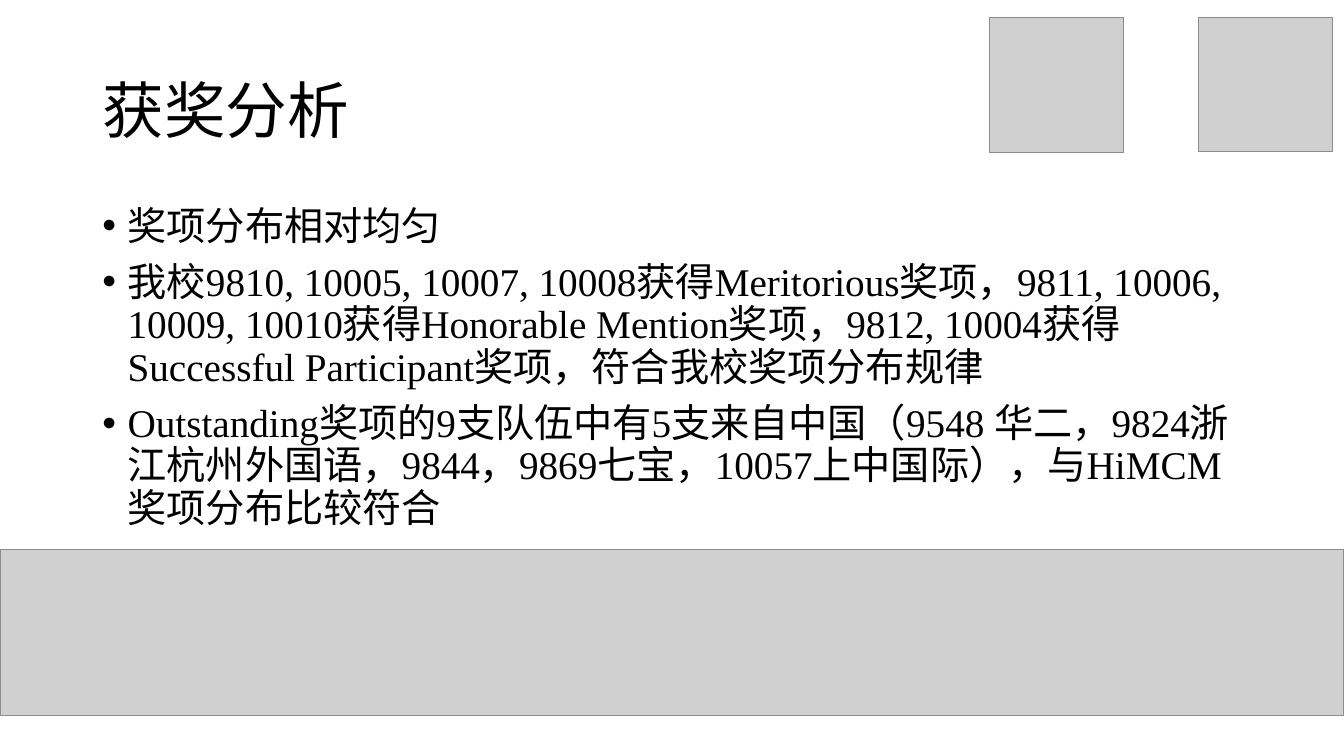
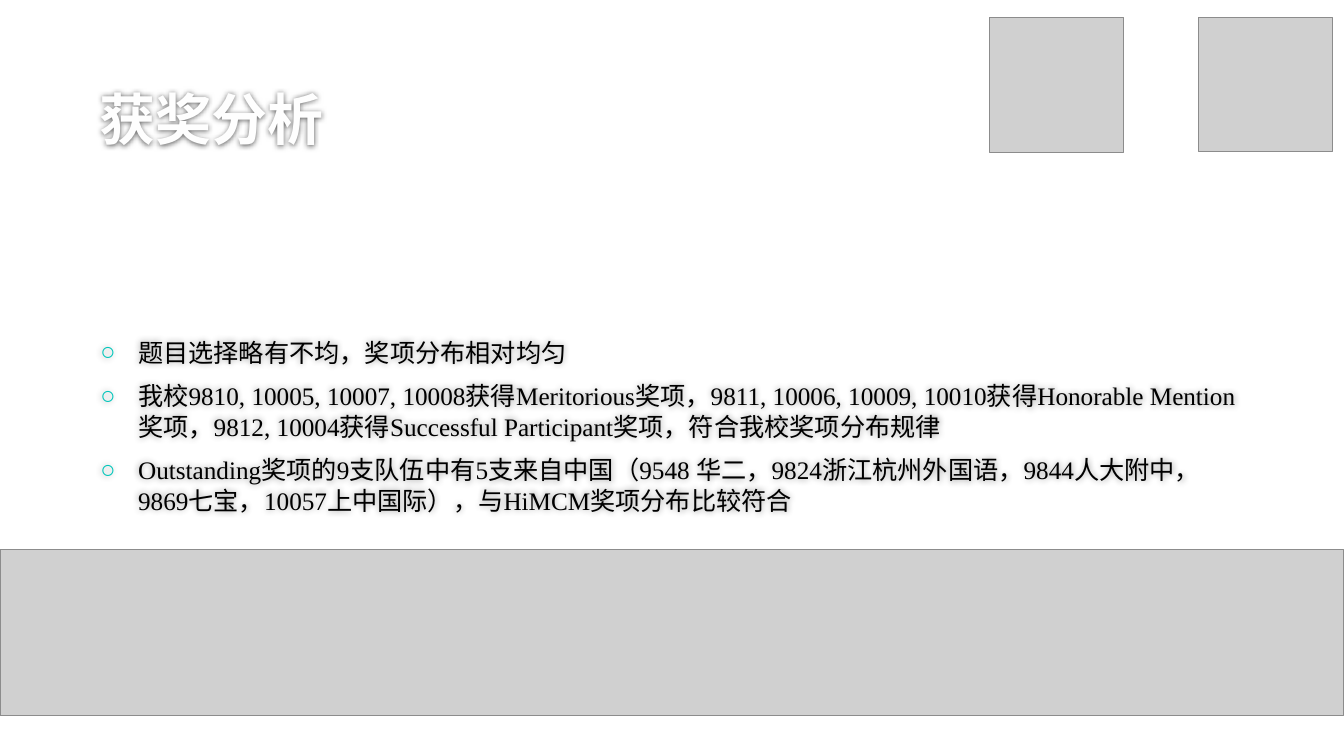
Before and after one commit to stOOrz-Science-Mind/2019_HiMCM_A_10006, a slide deck: slide 4 of 10005.pptx. Drawn at 1344x756 pixels with LibreOffice and Linux fonts; fonts in the diff are those of the drawing; grey boxes stand for pictures; background and template pictures are left out. Boxes give left, top, right and bottom in pixels: in the first picture for what was removed or moved away, otherwise in the second. Text is boxed around its words. In the diff, an @@ line names an element or a change of style, - is before the commit and + after.

Commit message:
update final presentation slides

```diff
--- a/10005.pptx
+++ b/10005.pptx
@@ title "获奖分析": place and size @@
-title "获奖分析" at bbox=[102, 81, 348, 138]
+title "获奖分析" at bbox=[99, 92, 323, 148]
@@ title "获奖分析" at bbox=[99, 92, 323, 148]: size 44 to 40 pt, text colour #000000 to #FEFEFE, bold on; line spacing 0.9 to 1; vertical alignment middle to bottom @@
@@ text "题目选择略有不均，奖项分布相对均匀": place and size @@
-text "题目选择略有不均，奖项分布相对均匀" at bbox=[128, 207, 1229, 490]
+text "题目选择略有不均，奖项分布相对均匀" at bbox=[138, 341, 1200, 513]
@@ text "题目选择略有不均，奖项分布相对均匀" at bbox=[138, 341, 1200, 513]: vertical alignment top to middle @@
@@ text at bbox=[138, 341, 566, 365]: text changed; size 28 to 18 pt @@
-• 奖项分布相对均匀
+○ 题目选择略有不均，奖项分布相对均匀
@@ text at bbox=[138, 384, 1144, 442]: size 28 to 18 pt in "我校9810, 10005, 10007, 10008获得Meritorious奖项，9811, 10006, 1000 ..."; bullet • to ○; line spacing 0.9 to 1 @@
@@ text at bbox=[138, 457, 1200, 513]: text changed; size 28 to 18 pt @@
-• Outstanding奖项的9支队伍中有5支来自中国（9548 华二，9824浙江杭州外国语，9844，9869七宝，10057上中国际），与HiMCM奖项分布比较符合
+○ Outstanding奖项的9支队伍中有5支来自中国（9548 华二，9824浙江杭州外国语，9844人大附中，9869七宝，10057上中国际），与HiMCM奖项分布比较符合
```
Also in this commit, not shown: 43 other slides changed, 1 slide added.
